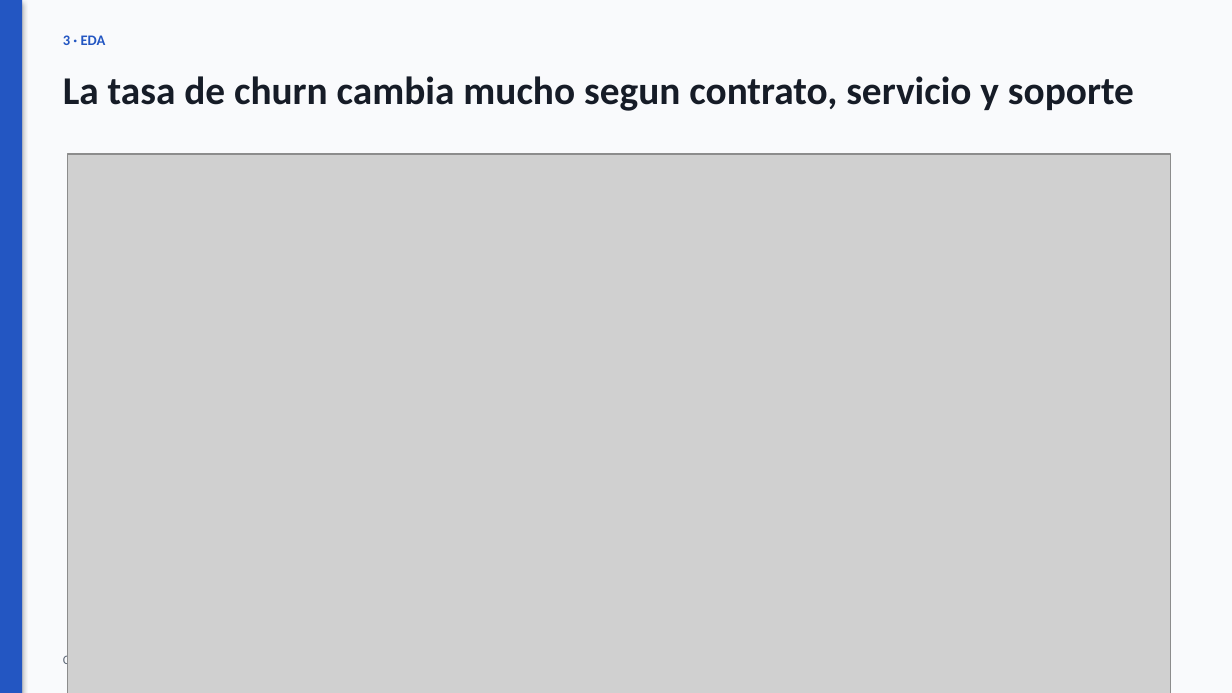
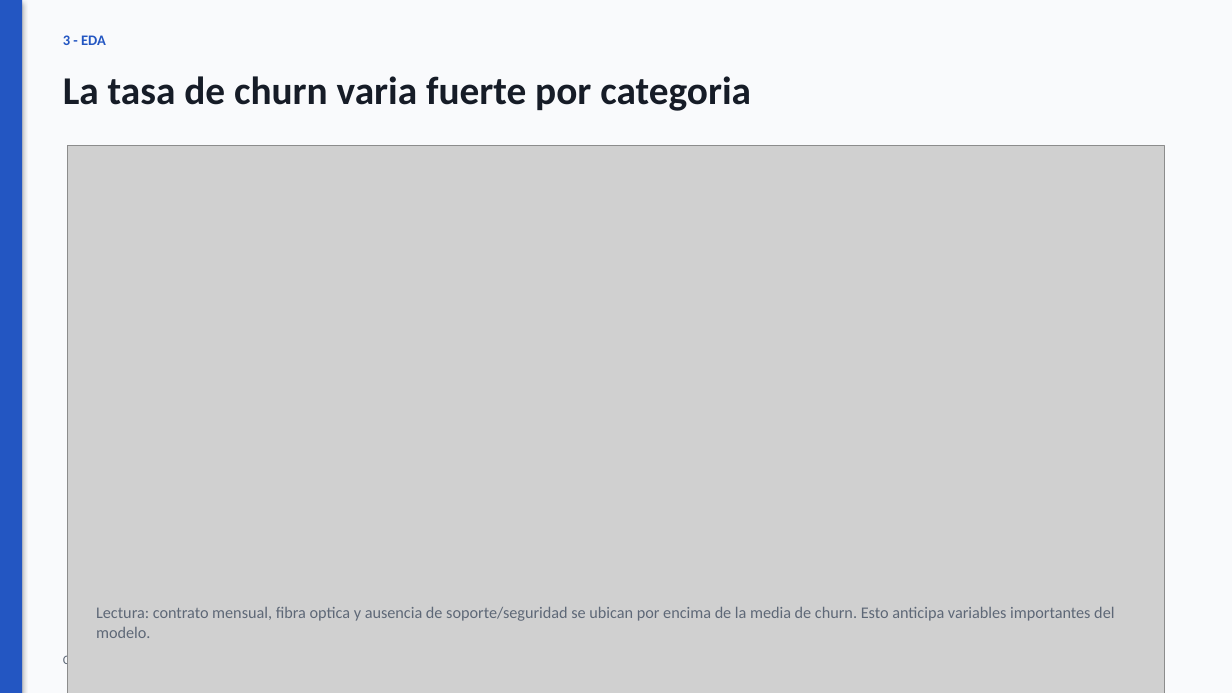
Before and after one commit to matigold22/Final_Predictiva, a slide deck: slide 4 of presentation/final/Presentacion_Final_Churn_Redesign.pptx. Drawn at 1232x693 pixels with LibreOffice and Linux fonts; fonts in the diff are those of the drawing; grey boxes stand for pictures. Boxes give left, top, right and bottom in pixels: in the first picture for what was removed or moved away, otherwise in the second. Text is boxed around its words. In the diff, an @@ line names an element or a change of style, - is before the commit and + after.

```diff
--- a/presentation/final/Presentacion_Final_Churn_Redesign.pptx
+++ b/presentation/final/Presentacion_Final_Churn_Redesign.pptx
@@ text at (63,76,751,111): text changed @@
-La tasa de churn cambia mucho segun contrato, servicio y soporte
+La tasa de churn varia fuerte por categoria
@@ picture: place and size @@
-picture at (68,154,1170,693)
+picture at (68,145,1164,693)
@@ text added at (96,607,1114,638), 9.5 pt, text #5E6877 @@
+Lectura: contrato mensual, fibra optica y ausencia de soporte/seguridad se ubican por encima de la media de churn. Esto anticipa variables importantes del modelo.
```
Also in this commit, not shown: 9 other slides changed, 2 slides added, 2 slides removed, 5 other files.
